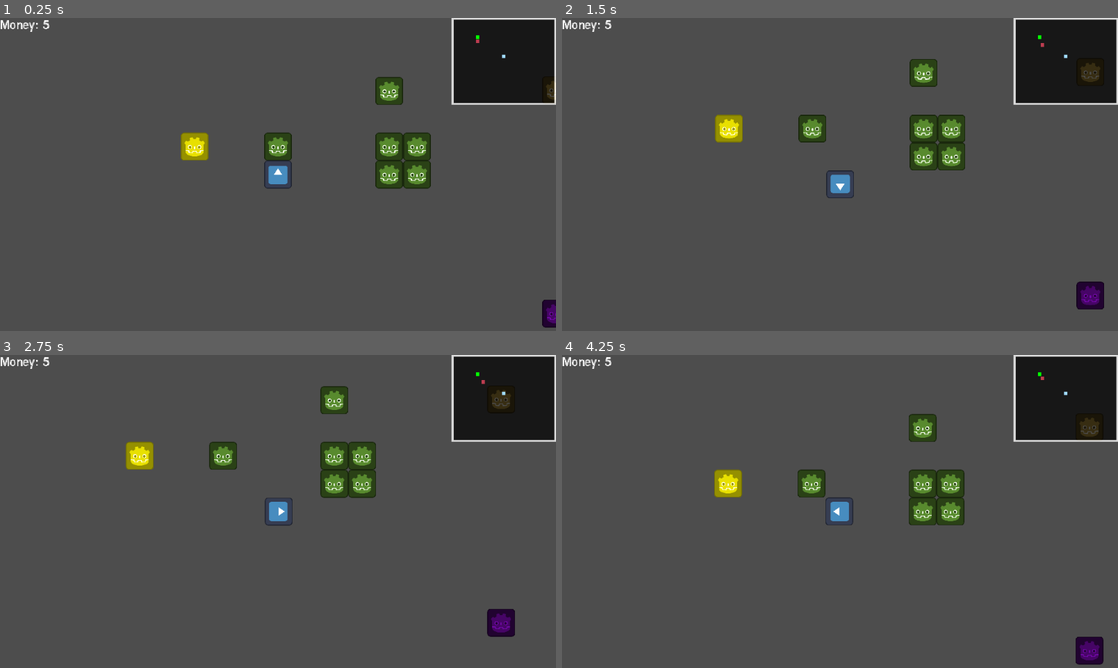
Above: before the commit, frames 1-4 (two rows, left to right).
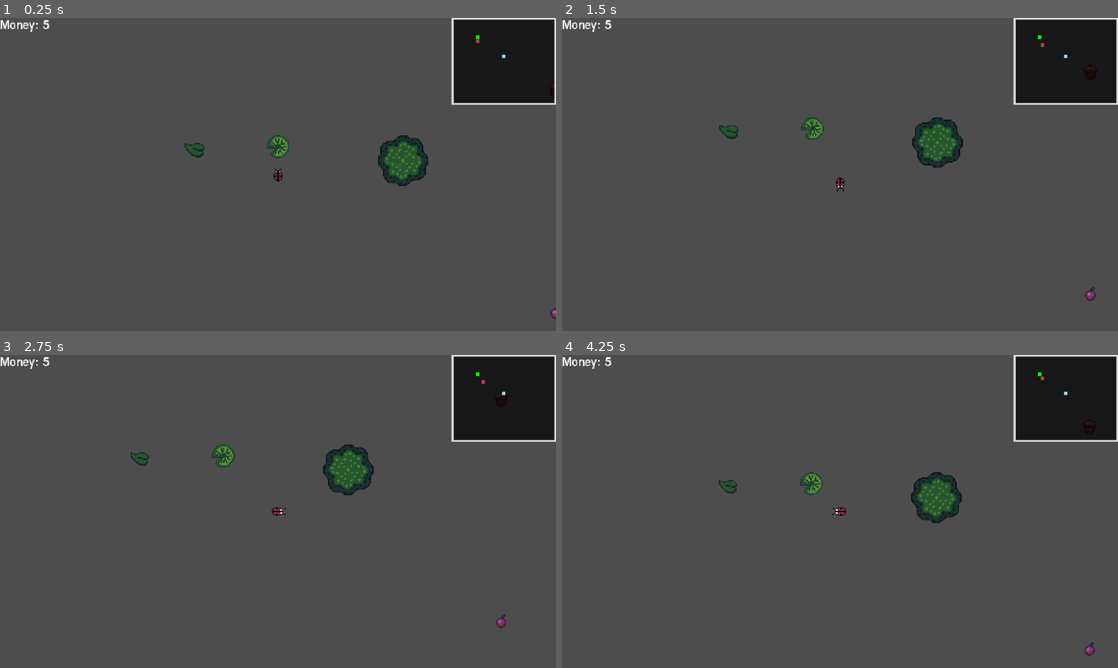
Above: after the commit, the same moments.

Repository: colejparker/brackeysgamejam2026_1
Game: Godot game, scene res://src/bugger/levels/bugger_1.tscn
The game is run twice, just before and just after one commit, with the same random seed, the same clock (stepped at 60 frames per second) and the same inputs. This scene is started directly instead of the project's main scene. The engine's default icon, where the game draws it, is replaced by a stand-in: a white triangle on a blue panel in a dark square.
Inputs (mouse positions are in pixels of both pictures, inside the frame that each line leads up to):
- Up to frame 1 (0.25 s): no input
- Up to frame 2 (1.5 s): tap Enter at 0.5 s; move the mouse to (962, 158) at 0.52 s; hold Right (moveRight) 0.53-1.28 s; tap R (rotate) at 0.6 s; click (962, 158) at 0.67 s; move the mouse to (728, 190) at 1.27 s; hold Down (moveDown) from 1.28 s (still down); tap Shift (snapToGrid) at 1.35 s
- Up to frame 3 (2.75 s): move the mouse to (333, 442) at 2.02 s; release Down (moveDown) at 2.03 s; hold Right (moveRight) from 2.03 s (still down); tap R (rotate) at 2.1 s
- Up to frame 4 (4.25 s): move the mouse to (812, 574) at 2.77 s; release Right (moveRight) at 2.78 s; hold Up (moveUp) 2.78-3.53 s; tap Shift (snapToGrid) at 2.85 s; click (812, 574) at 2.92 s; move the mouse to (1006, 558) at 3.52 s; hold Left (moveLeft) from 3.53 s (still down); tap R (rotate) at 3.6 s

The runs differ from the first frame. In frame 1, 3.3% of the frame differs, in the area x 32-100%, y 18-99%; in frame 2, 3.6%; in frame 3, 3.6%, in the area x 22-93%, y 10-90%; in frame 4, 3.6%.

Commit message:
Sprites

Diff:
--- a/brackeysgamejam-2026-1/src/bugger/levels/bugger_1.tscn
+++ b/brackeysgamejam-2026-1/src/bugger/levels/bugger_1.tscn
@@ -7,10 +7,11 @@
 [ext_resource type="PackedScene" uid="uid://cf7kpyvsv6ega" path="res://src/bugger/pickups/leaf.tscn" id="5_rsis4"]
 [ext_resource type="PackedScene" uid="uid://dsnre2kwayk2" path="res://src/bugger/obstacles/obstacle_stationary.tscn" id="5_w4mas"]
 [ext_resource type="PackedScene" uid="uid://d018ldktyycwp" path="res://src/bugger/pickups/nut.tscn" id="6_5uis1"]
-[ext_resource type="Texture2D" uid="uid://djddk0ce0ntmc" path="res://enemy_green.png" id="6_q80gb"]
 [ext_resource type="PackedScene" uid="uid://cvgqbkcgdrdt8" path="res://src/bugger/pickups/berry.tscn" id="7_j7ttf"]
 [ext_resource type="PackedScene" uid="uid://cqm8vn2jg4ma" path="res://src/bugger/ui/minimap.tscn" id="7_minimap"]
 [ext_resource type="Script" uid="uid://j5uh71y7ytfl" path="res://src/bugger/ui/money_tracker.gd" id="9_3i68f"]
+[ext_resource type="Texture2D" uid="uid://no1qy7mobcbl" path="res://assets/sprites/lilypad.png" id="9_ssxma"]
+[ext_resource type="Texture2D" uid="uid://2x1c42ygrg07" path="res://assets/sprites/treequarter.png" id="10_ssxma"]
 [ext_resource type="Texture2D" uid="uid://c3uto7ohirkj0" path="res://assets/ui_cole/rect.png" id="12_2lyqb"]
 [ext_resource type="Theme" uid="uid://kvftxgmpx6vs" path="res://default_theme.tres" id="13_ssxma"]
 
@@ -83,32 +84,30 @@
 
 [node name="Home" parent="ObstacleLayer" unique_id=47189287 instance=ExtResource("5_w4mas")]
 position = Vector2(0, -32)
-sprite_texture = ExtResource("6_q80gb")
+sprite_texture = ExtResource("9_ssxma")
 is_lethal = false
 
 [node name="EnemyStationary" parent="ObstacleLayer" unique_id=844447813 instance=ExtResource("5_w4mas")]
 position = Vector2(128, 0)
-sprite_texture = ExtResource("6_q80gb")
+sprite_texture = ExtResource("10_ssxma")
 is_lethal = false
 
 [node name="EnemyStationary3" parent="ObstacleLayer" unique_id=1341377824 instance=ExtResource("5_w4mas")]
 position = Vector2(160, 0)
-sprite_texture = ExtResource("6_q80gb")
+sprite_texture = ExtResource("10_ssxma")
+direction = "Up"
 is_lethal = false
 
 [node name="EnemyStationary4" parent="ObstacleLayer" unique_id=2134058082 instance=ExtResource("5_w4mas")]
 position = Vector2(160, -32)
-sprite_texture = ExtResource("6_q80gb")
+sprite_texture = ExtResource("10_ssxma")
+direction = "Left"
 is_lethal = false
 
 [node name="EnemyStationary5" parent="ObstacleLayer" unique_id=887952034 instance=ExtResource("5_w4mas")]
 position = Vector2(128, -32)
-sprite_texture = ExtResource("6_q80gb")
-is_lethal = false
-
-[node name="EnemyStationary2" parent="ObstacleLayer" unique_id=1799574267 instance=ExtResource("5_w4mas")]
-position = Vector2(128, -96)
-sprite_texture = ExtResource("6_q80gb")
+sprite_texture = ExtResource("10_ssxma")
+direction = "Down"
 is_lethal = false
 
 [node name="EndItem" type="Node2D" parent="." unique_id=690263097]
@@ -130,6 +129,7 @@
 script = ExtResource("9_3i68f")
 
 [node name="ReturnHomeMenu" type="CanvasLayer" parent="." unique_id=636775368]
+visible = false
 
 [node name="ReturnHomeMenuBase" type="MarginContainer" parent="ReturnHomeMenu" unique_id=932422709]
 anchors_preset = 8
--- a/brackeysgamejam-2026-1/src/bugger/obstacles/enemy_bird.tscn
+++ b/brackeysgamejam-2026-1/src/bugger/obstacles/enemy_bird.tscn
@@ -1,18 +1,19 @@
 [gd_scene format=3 uid="uid://ba6b8icfowbf2"]
 
 [ext_resource type="Script" uid="uid://buih6uh4p0yjv" path="res://src/bugger/obstacles/obstacle.gd" id="1_f06gs"]
-[ext_resource type="Texture2D" uid="uid://bn048cb32020h" path="res://enemy_shadow.png" id="2_f06gs"]
+[ext_resource type="Texture2D" uid="uid://4wos8xkqwyhs" path="res://assets/sprites/birdshadow.png" id="2_f06gs"]
 
 [sub_resource type="RectangleShape2D" id="RectangleShape2D_obstacle"]
-size = Vector2(119, 120)
+size = Vector2(53, 112)
 
-[node name="EnemyBird" type="Area2D" unique_id=877969813]
+[node name="Enemy" type="Area2D" unique_id=877969813]
 script = ExtResource("1_f06gs")
 speed = 12.0
 
 [node name="Sprite2D" type="Sprite2D" parent="." unique_id=523284118]
+scale = Vector2(4, 4)
 texture = ExtResource("2_f06gs")
 
 [node name="CollisionShape2D" type="CollisionShape2D" parent="." unique_id=1184980714]
-position = Vector2(0.5, 0)
+position = Vector2(-0.5, -3)
 shape = SubResource("RectangleShape2D_obstacle")
--- a/brackeysgamejam-2026-1/src/bugger/obstacles/enemy_bug.tscn
+++ b/brackeysgamejam-2026-1/src/bugger/obstacles/enemy_bug.tscn
@@ -1,17 +1,16 @@
-[gd_scene load_steps=4 format=3 uid="uid://c8qy7xvh2jf8k"]
+[gd_scene format=3 uid="uid://c8qy7xvh2jf8k"]
 
 [ext_resource type="Script" uid="uid://buih6uh4p0yjv" path="res://src/bugger/obstacles/obstacle.gd" id="1_k188o"]
-[ext_resource type="Texture2D" uid="uid://ua3552vsx1d8" path="res://enemy.png" id="2_5psvo"]
+[ext_resource type="Texture2D" uid="uid://4h2ks8aqx55b" path="res://assets/sprites/enemybeetle.png" id="2_k188o"]
 
 [sub_resource type="RectangleShape2D" id="RectangleShape2D_obstacle"]
-size = Vector2(30, 30)
+size = Vector2(20, 22)
 
-[node name="EnemyBug" type="Area2D"]
+[node name="Enemy" type="Area2D" unique_id=1501649462]
 script = ExtResource("1_k188o")
 
-[node name="Sprite2D" type="Sprite2D" parent="."]
-scale = Vector2(0.25, 0.25)
-texture = ExtResource("2_5psvo")
+[node name="Sprite2D" type="Sprite2D" parent="." unique_id=1836802428]
+texture = ExtResource("2_k188o")
 
-[node name="CollisionShape2D" type="CollisionShape2D" parent="."]
+[node name="CollisionShape2D" type="CollisionShape2D" parent="." unique_id=1440963801]
 shape = SubResource("RectangleShape2D_obstacle")
--- a/brackeysgamejam-2026-1/src/bugger/obstacles/obstacle.gd
+++ b/brackeysgamejam-2026-1/src/bugger/obstacles/obstacle.gd
@@ -9,30 +9,34 @@
 @export var boundary_right: float = 0.0
 @export var boundary_top: float = 0.0
 @export var boundary_bottom: float = 0.0
+@onready var sprite_2d: Sprite2D = $Sprite2D
+@onready var enemy: Area2D = $"."
 
 var velocity: Vector2 = Vector2.ZERO
 
 func _ready():
 	if sprite_texture != null and has_node("Sprite2D"):
-		$Sprite2D.texture = sprite_texture
+		sprite_2d.texture = sprite_texture
 
 	if is_lethal:
 		collision_layer = 2
 	else:
 		collision_layer = 4
-
-
 	collision_mask = 1
 
 	match direction:
 		"Left":
 			velocity = Vector2.LEFT * speed
+			enemy.rotation_degrees = 270
 		"Right":
 			velocity = Vector2.RIGHT * speed
+			enemy.rotation_degrees = 90
 		"Up":
 			velocity = Vector2.UP * speed
+			enemy.rotation_degrees = 0
 		"Down":
 			velocity = Vector2.DOWN * speed
+			enemy.rotation_degrees = 180
 
 	body_entered.connect(_on_body_entered)
 
--- a/brackeysgamejam-2026-1/src/bugger/obstacles/obstacle_stationary.tscn
+++ b/brackeysgamejam-2026-1/src/bugger/obstacles/obstacle_stationary.tscn
@@ -1,7 +1,7 @@
 [gd_scene format=3 uid="uid://dsnre2kwayk2"]
 
 [ext_resource type="Script" uid="uid://buih6uh4p0yjv" path="res://src/bugger/obstacles/obstacle.gd" id="1_6wk25"]
-[ext_resource type="Texture2D" uid="uid://ua3552vsx1d8" path="res://enemy.png" id="2_am71e"]
+[ext_resource type="Texture2D" uid="uid://2x1c42ygrg07" path="res://assets/sprites/treequarter.png" id="2_70foi"]
 
 [sub_resource type="RectangleShape2D" id="RectangleShape2D_obstacle"]
 size = Vector2(30, 30)
@@ -11,8 +11,7 @@
 speed = 0.0
 
 [node name="Sprite2D" type="Sprite2D" parent="." unique_id=1704416990]
-scale = Vector2(0.25, 0.25)
-texture = ExtResource("2_am71e")
+texture = ExtResource("2_70foi")
 
 [node name="CollisionShape2D" type="CollisionShape2D" parent="." unique_id=1013835858]
 shape = SubResource("RectangleShape2D_obstacle")
--- a/brackeysgamejam-2026-1/src/bugger/pickups/berry.tscn
+++ b/brackeysgamejam-2026-1/src/bugger/pickups/berry.tscn
@@ -1,18 +1,18 @@
 [gd_scene format=3 uid="uid://cvgqbkcgdrdt8"]
 
 [ext_resource type="Script" uid="uid://ne2f0b7wf6yg" path="res://src/bugger/pickups/pickup.gd" id="1_csncp"]
-[ext_resource type="Texture2D" uid="uid://b24cxrroyhuoq" path="res://pickup_berry.png" id="2_csncp"]
+[ext_resource type="Texture2D" uid="uid://e6y7mj712e0h" path="res://assets/sprites/berry.png" id="2_csncp"]
 
 [sub_resource type="RectangleShape2D" id="RectangleShape2D_645jh"]
-size = Vector2(30, 30)
+size = Vector2(14, 19)
 
 [node name="Berry" type="Area2D" unique_id=72098044]
 script = ExtResource("1_csncp")
 value = 5
 
 [node name="Sprite2D" type="Sprite2D" parent="." unique_id=843971179]
-scale = Vector2(0.25, 0.25)
 texture = ExtResource("2_csncp")
 
 [node name="CollisionShape2D" type="CollisionShape2D" parent="." unique_id=752856703]
+position = Vector2(0, -1.5)
 shape = SubResource("RectangleShape2D_645jh")
--- a/brackeysgamejam-2026-1/src/bugger/pickups/leaf.tscn
+++ b/brackeysgamejam-2026-1/src/bugger/pickups/leaf.tscn
@@ -1,17 +1,17 @@
 [gd_scene format=3 uid="uid://cf7kpyvsv6ega"]
 
 [ext_resource type="Script" uid="uid://ne2f0b7wf6yg" path="res://src/bugger/pickups/pickup.gd" id="1_645jh"]
-[ext_resource type="Texture2D" uid="uid://ci1n1mq03ry0g" path="res://pickup.png" id="1_kd66m"]
+[ext_resource type="Texture2D" uid="uid://cdl7w3vh3uyma" path="res://assets/sprites/leaf.png" id="2_645jh"]
 
 [sub_resource type="RectangleShape2D" id="RectangleShape2D_645jh"]
-size = Vector2(30, 30)
+size = Vector2(24, 21)
 
 [node name="Leaf" type="Area2D" unique_id=72098044]
 script = ExtResource("1_645jh")
 
 [node name="Sprite2D" type="Sprite2D" parent="." unique_id=843971179]
-scale = Vector2(0.25, 0.25)
-texture = ExtResource("1_kd66m")
+texture = ExtResource("2_645jh")
 
 [node name="CollisionShape2D" type="CollisionShape2D" parent="." unique_id=752856703]
+position = Vector2(1, 3.5)
 shape = SubResource("RectangleShape2D_645jh")
--- a/brackeysgamejam-2026-1/src/bugger/pickups/nut.tscn
+++ b/brackeysgamejam-2026-1/src/bugger/pickups/nut.tscn
@@ -1,18 +1,18 @@
 [gd_scene format=3 uid="uid://d018ldktyycwp"]
 
 [ext_resource type="Script" uid="uid://ne2f0b7wf6yg" path="res://src/bugger/pickups/pickup.gd" id="1_3a0ks"]
-[ext_resource type="Texture2D" uid="uid://b8ka2n40no2tw" path="res://pickup_nut.png" id="2_3a0ks"]
+[ext_resource type="Texture2D" uid="uid://bynyee0n4xtj4" path="res://assets/sprites/nut.png" id="2_3a0ks"]
 
 [sub_resource type="RectangleShape2D" id="RectangleShape2D_645jh"]
-size = Vector2(30, 30)
+size = Vector2(19, 23)
 
 [node name="Nut" type="Area2D" unique_id=72098044]
 script = ExtResource("1_3a0ks")
 value = 3
 
 [node name="Sprite2D" type="Sprite2D" parent="." unique_id=843971179]
-scale = Vector2(0.25, 0.25)
 texture = ExtResource("2_3a0ks")
 
 [node name="CollisionShape2D" type="CollisionShape2D" parent="." unique_id=752856703]
+position = Vector2(-0.5, -0.5)
 shape = SubResource("RectangleShape2D_645jh")
--- a/brackeysgamejam-2026-1/src/bugger/pickups/pickup.gd
+++ b/brackeysgamejam-2026-1/src/bugger/pickups/pickup.gd
@@ -1,6 +1,11 @@
 extends Area2D
 
 @export var value: int = 1
+
+const PULSE_SCALE: float = 0.05
+const PULSE_SPEED: float = 4.0
+
+var time: float = 0.0
 
 func _ready():
 	body_entered.connect(_on_body_entered)
@@ -8,6 +13,11 @@
 	collision_layer = 16
 	collision_mask = 1
 
+func _process(delta: float) -> void:
+	time += delta
+	var scale_offset = sin(time * PULSE_SPEED) * PULSE_SCALE
+	scale = Vector2.ONE * (1.0 + scale_offset)
+
 func _on_body_entered(body: Node2D):
 	if body is CharacterBody2D:
 		Game.add_money(value)
--- a/brackeysgamejam-2026-1/src/bugger/player/bugger_player.gd
+++ b/brackeysgamejam-2026-1/src/bugger/player/bugger_player.gd
@@ -5,6 +5,9 @@
 const GRID_SIZE: int = 32
 @export var START_X: int = 0
 @export var START_Y: int = 0
+
+var texture_alive: Texture2D = preload("res://assets/sprites/mainbugguy.png")
+var texture_dead: Texture2D = preload("res://assets/sprites/mainbugguy-dead.png")
 
 @onready var load_room = preload("res://src/design/world/design_world.tscn")
 
@@ -82,6 +85,7 @@
 		return
 
 	is_resetting = true
+	sprite_2d.texture = texture_dead
 
 	Game.die_lose_money()
 
@@ -91,4 +95,5 @@
 func reset_position():
 	global_position = Vector2(START_X, START_Y)
 	target_position = Vector2(START_X, START_Y)
+	sprite_2d.texture = texture_alive
 	is_resetting = false
--- a/brackeysgamejam-2026-1/src/bugger/player/bugger_player.tscn
+++ b/brackeysgamejam-2026-1/src/bugger/player/bugger_player.tscn
@@ -1,17 +1,16 @@
 [gd_scene format=3 uid="uid://bkr6mptfitvp6"]
 
 [ext_resource type="Script" uid="uid://bum24225kggkt" path="res://src/bugger/player/bugger_player.gd" id="1_2tvdx"]
-[ext_resource type="Texture2D" uid="uid://c7jcaonogiwiu" path="res://icon.svg" id="1_upnm8"]
+[ext_resource type="Texture2D" uid="uid://nqaoeiy65820" path="res://assets/sprites/mainbugguy.png" id="2_t34yb"]
 
 [sub_resource type="RectangleShape2D" id="RectangleShape2D_upnm8"]
-size = Vector2(30, 30)
+size = Vector2(10, 16)
 
 [node name="BuggerPlayer" type="CharacterBody2D" unique_id=2142677464]
 script = ExtResource("1_2tvdx")
 
 [node name="Sprite2D" type="Sprite2D" parent="." unique_id=1289994634]
-scale = Vector2(0.25, 0.25)
-texture = ExtResource("1_upnm8")
+texture = ExtResource("2_t34yb")
 
 [node name="CollisionShape2D" type="CollisionShape2D" parent="." unique_id=1800468807]
 shape = SubResource("RectangleShape2D_upnm8")
--- a/brackeysgamejam-2026-1/src/design/world/design_world.tscn
+++ b/brackeysgamejam-2026-1/src/design/world/design_world.tscn
@@ -80,7 +80,7 @@
 tile_set = SubResource("TileSet_58ifa")
 
 [node name="Furniture" parent="WallLayer" unique_id=294327000 instance=ExtResource("2_58ifa")]
-position = Vector2(225, 67)
+position = Vector2(203, 81)
 furniture_data = ExtResource("4_k1s3p")
 
 [node name="DesignPlayer" parent="." unique_id=1416930764 instance=ExtResource("4_cfd1e")]
--- a/brackeysgamejam-2026-1/src/global/game.gd
+++ b/brackeysgamejam-2026-1/src/global/game.gd
@@ -59,7 +59,12 @@
 	for n in num_cards:
 		var card = card_scene.instantiate()
 
-		var num_items = rng.randi_range(1, 3)
+		var ran_num_items = rng.randi_range(1, 10)
+		var num_items = 1
+		if ran_num_items == 10:
+			num_items = 3
+		elif ran_num_items >= 8:
+			num_items = 2
 		var random_furniture = furniture_catalog.values().pick_random()
 		var furniture_for_card: Array[FurnitureData] = []
 
--- a/brackeysgamejam-2026-1/src/marketplace/card.gd
+++ b/brackeysgamejam-2026-1/src/marketplace/card.gd
@@ -12,8 +12,8 @@
 
 var rng = RandomNumberGenerator.new()
 
-var first_names: Array[String] = ["Grub"]
-var last_names: Array[String] = ["Bub"]
+var first_names: Array[String] = ["Grub", "Anthony", "Beeatrice", "Buzz", "Bugs", "Mariposa", "Archer", "Phoebee", "Luna", "Flutter", "Jiminy", "Honey", "Lady", "Dotty", "June", "Hercules"]
+var last_names: Array[String] = ["Bub", "Beedle", "Queen", "Schmetterling", "Papillon", "Cricket", "Scarab", "Hornet", "Moth"]
 
 func _ready():
 	furniture_picture.texture = furniture_data[0].texture
--- a/brackeysgamejam-2026-1/src/marketplace/card.tscn
+++ b/brackeysgamejam-2026-1/src/marketplace/card.tscn
@@ -11,7 +11,7 @@
 texture = ExtResource("1_0gvlx")
 script = ExtResource("1_hng1h")
 
-[node name="TextureButton" type="TextureButton" parent="." unique_id=561717916]
+[node name="MessageButton" type="TextureButton" parent="." unique_id=561717916]
 layout_mode = 0
 offset_left = 478.0
 offset_top = 72.0
--- a/brackeysgamejam-2026-1/src/marketplace/marketplace.tscn
+++ b/brackeysgamejam-2026-1/src/marketplace/marketplace.tscn
@@ -61,7 +61,7 @@
 offset_right = 182.0
 offset_bottom = 34.0
 theme_override_colors/font_color = Color(0.5058824, 0.5921569, 0.5882353, 1)
-text = "https://www.bugbook.com"
+text = "https://www.bugbook.com/marketplace"
 
 [node name="Label" type="Label" parent="CanvasLayer/Label" unique_id=8360194]
 layout_mode = 0
@@ -70,3 +70,13 @@
 theme_override_colors/font_color = Color(0.5058824, 0.5921569, 0.5882353, 1)
 theme_override_font_sizes/font_size = 12
 text = "The Worldwide Web"
+
+[node name="Label" type="Label" parent="CanvasLayer/Label/Label" unique_id=119148572]
+layout_mode = 0
+offset_left = 101.0
+offset_top = 34.0
+offset_right = 270.0
+offset_bottom = 58.0
+theme_override_colors/font_color = Color(0.92156863, 0.92941177, 0.9137255, 1)
+theme_override_font_sizes/font_size = 23
+text = "Marketplace"
Binary file added: brackeysgamejam-2026-1/assets/sprites/berry.aseprite
Binary file added: brackeysgamejam-2026-1/assets/sprites/berry.png
Not shown, added: brackeysgamejam-2026-1/assets/sprites/berry.png.import
Binary file added: brackeysgamejam-2026-1/assets/sprites/birdshadow.aseprite
Binary file added: brackeysgamejam-2026-1/assets/sprites/birdshadow.png
Not shown, added: brackeysgamejam-2026-1/assets/sprites/birdshadow.png.import
Binary file added: brackeysgamejam-2026-1/assets/sprites/enemybeetle.aseprite
Binary file added: brackeysgamejam-2026-1/assets/sprites/enemybeetle.png
Not shown, added: brackeysgamejam-2026-1/assets/sprites/enemybeetle.png.import
Binary file added: brackeysgamejam-2026-1/assets/sprites/floatinglog.aseprite
Binary file added: brackeysgamejam-2026-1/assets/sprites/floatinglog.png
Not shown, added: brackeysgamejam-2026-1/assets/sprites/floatinglog.png.import
(and 66 more such lines)
